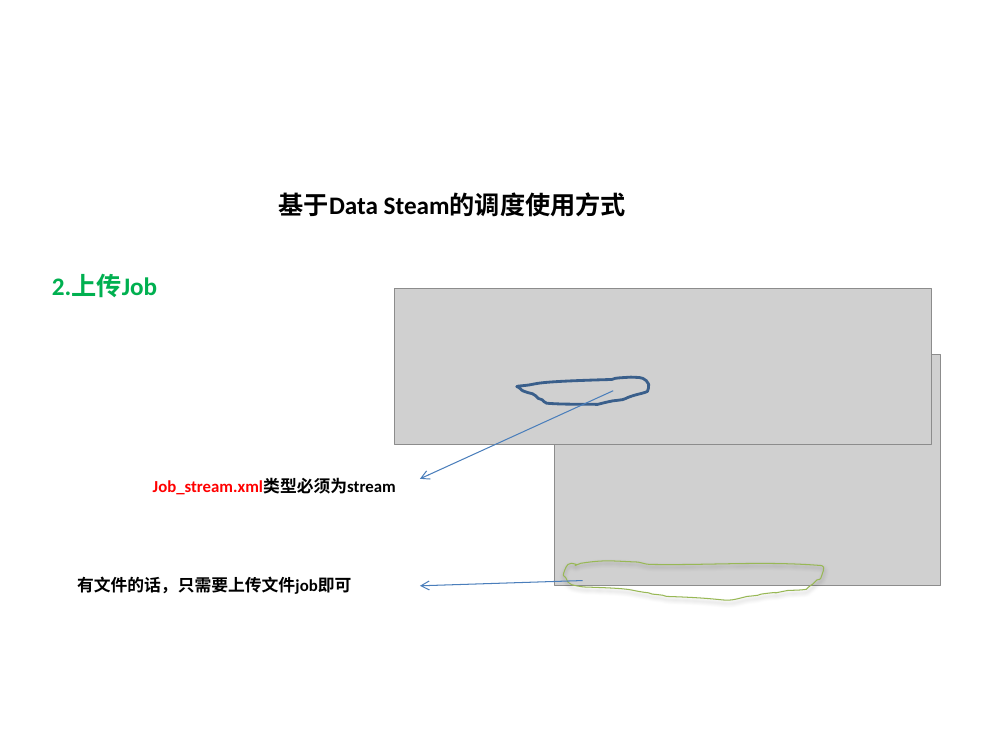
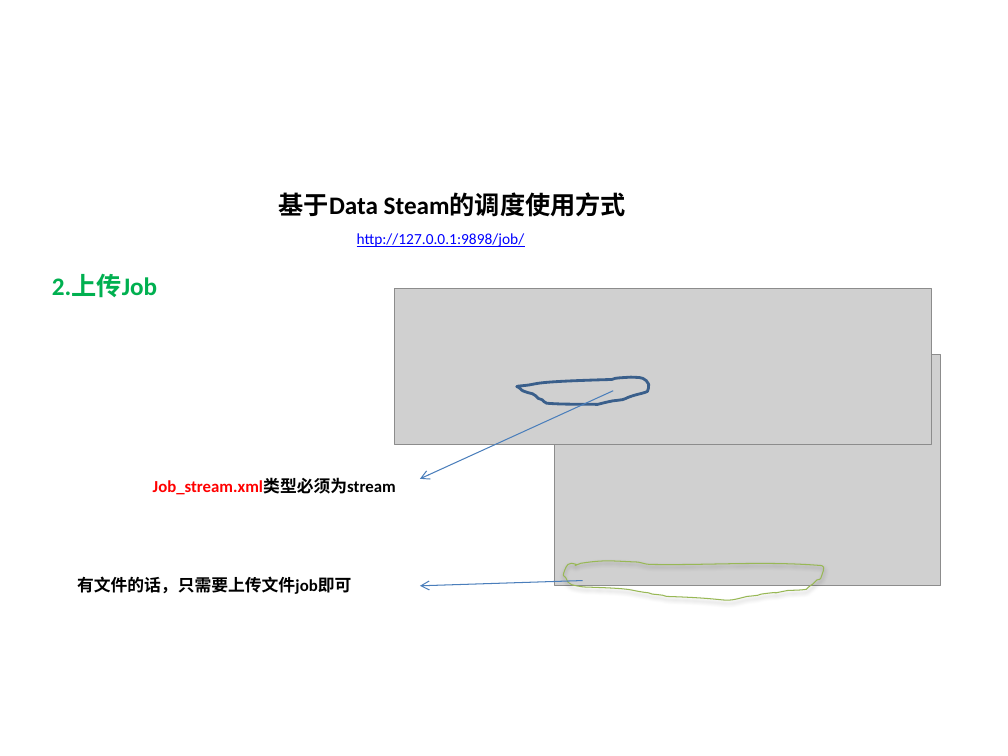
Before and after one commit to richardy2012/cloud, a slide deck: slide 11 of doc/ppt/datagrid业务逻辑使用步骤说明.pptx. Drawn at 1008x756 pixels with LibreOffice and Linux fonts; fonts in the diff are those of the drawing; grey boxes stand for pictures. Boxes give left, top, right and bottom in pixels: in the first picture for what was removed or moved away, otherwise in the second. Text is boxed around its words. In the diff, an @@ line names an element or a change of style, - is before the commit and + after.

```diff
--- a/doc/ppt/datagrid业务逻辑使用步骤说明.pptx
+++ b/doc/ppt/datagrid业务逻辑使用步骤说明.pptx
@@ text added at bbox=[357, 233, 525, 247], 11 pt, text #0000FF, underline @@
+http://127.0.0.1:9898/job/
```
Also in this commit, not shown: 3 other slides changed, 5 other files.
